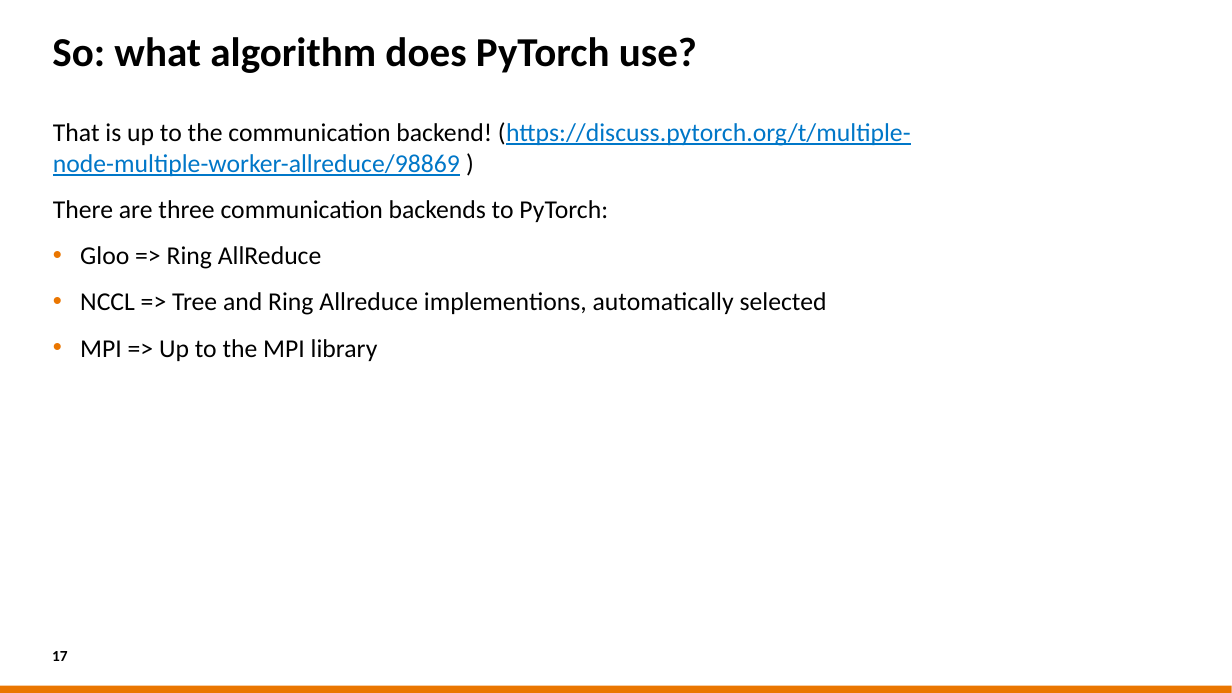
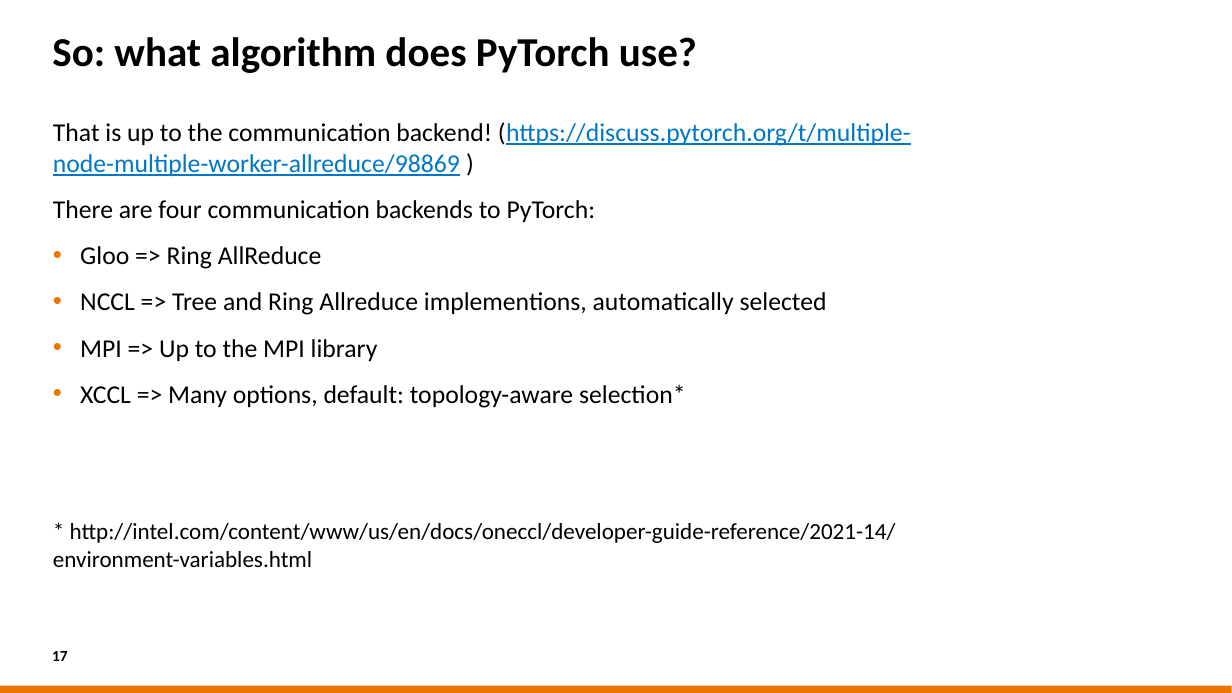
Before and after one commit to tatianawoller/castiel-multi-gpu-ai, a slide deck: slide 17 of content/nl/slides/2026-02-03_EuroCC_PyTorch_DDP.pptx. Drawn at 1232x693 pixels with LibreOffice and Linux fonts; fonts in the diff are those of the drawing; background and template pictures are left out. Boxes give left, top, right and bottom in pixels: in the first picture for what was removed or moved away, otherwise in the second. Text is boxed around its words. In the diff, an @@ line names an element or a change of style, - is before the commit and + after.

```diff
--- a/content/nl/slides/2026-02-03_EuroCC_PyTorch_DDP.pptx
+++ b/content/nl/slides/2026-02-03_EuroCC_PyTorch_DDP.pptx
@@ text at bbox=[53, 200, 596, 222]: text changed @@
-There are three communication backends to PyTorch:
+There are four communication backends to PyTorch:
@@ text at bbox=[53, 384, 896, 567]: paragraphs added @@
+• XCCL => Many options, default: topology-aware selection*
+* http://intel.com/content/www/us/en/docs/oneccl/developer-guide-reference/2021-14/environment-variables.html
```
Also in this commit, not shown: 3 other slides changed, 1 slide added, 1 other file.
